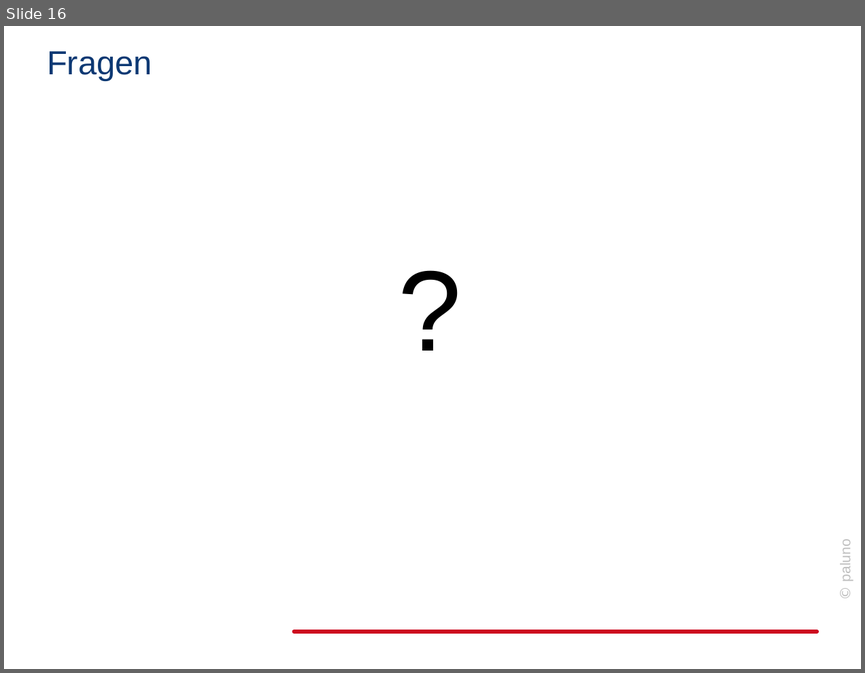
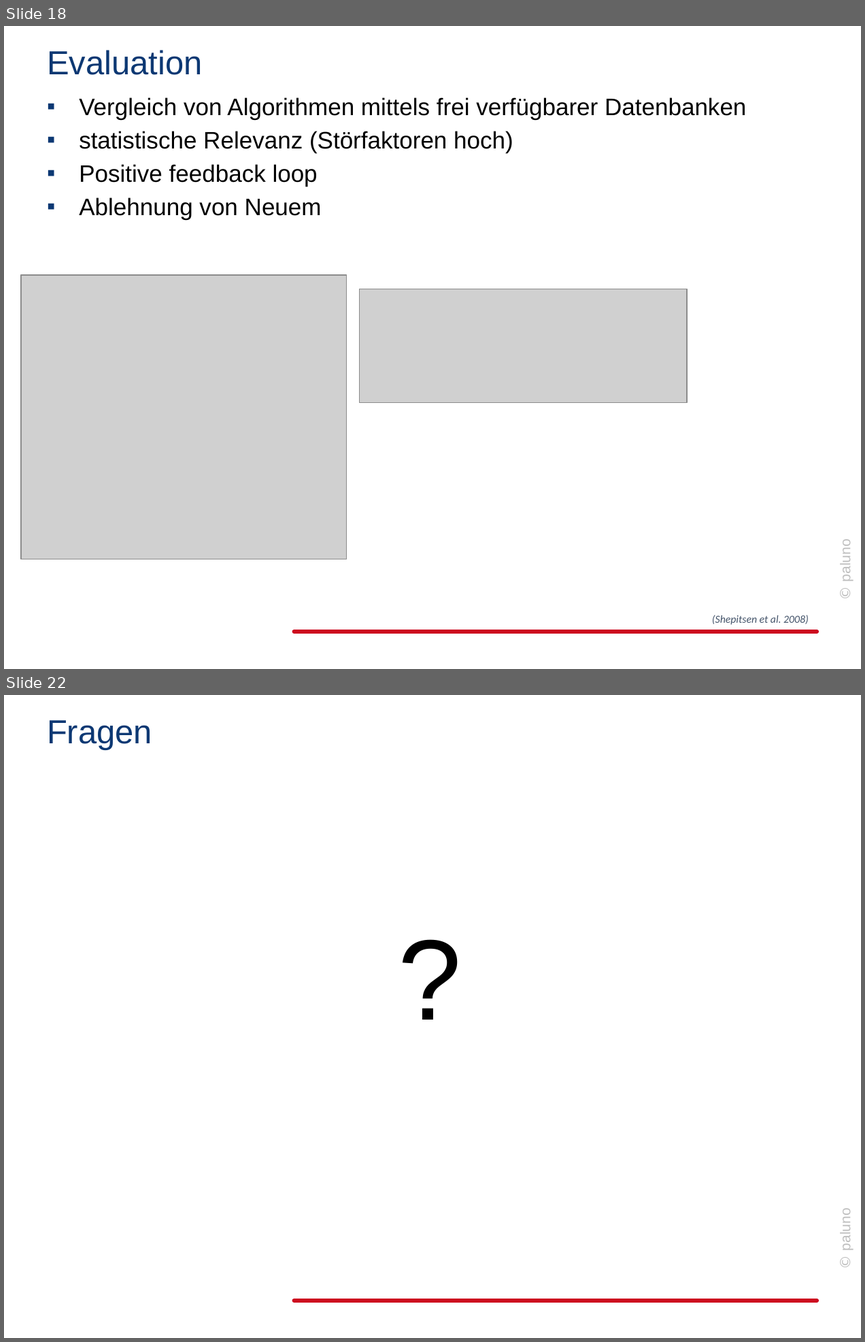
Before and after one commit to jabuettner/citavi, a slide deck: Diss (repo)/Recommender.pptx. Shown one above the other, each under a label of ours: slide 16 before the commit, slides 18 and 22 after it; the slides between them are not shown. The pictures are 865x673 and 865x1342 pixels, drawn with LibreOffice and Linux fonts; fonts in the diff are those of the drawing; grey boxes stand for pictures; background and template pictures are left out. Boxes give left, top, right and bottom in pixels: in the first picture for what was removed or moved away, otherwise in the second. Text is boxed around its words. In the diff, an @@ line names an element or a change of style, - is before the commit and + after.

```diff
--- a/Diss (repo)/Recommender.pptx
+++ b/Diss (repo)/Recommender.pptx
@@ slide 18 added at (4, 26, 861, 669), background #FFFFFF; not listed: 2 template elements that a slide beside it also shows @@
@@ title added at (47, 50, 203, 75), 28 pt, text #0C3873 @@
+Evaluation
@@ text added at (79, 97, 746, 220), 20 pt, text #000000 @@
+▪ Vergleich von Algorithmen mittels frei verfügbarer Datenbanken
+▪ statistische Relevanz (Störfaktoren hoch)
+▪ Positive feedback loop
+▪ Ablehnung von Neuem
@@ picture added at (21, 276, 347, 559) @@
@@ picture added at (359, 289, 686, 403) @@
@@ text added at (712, 614, 808, 624), 9 pt, text #44546A, italic @@
+(Shepitsen et al. 2008)
@@ what was slide 16 is now slide 22 @@
```
Also in this commit, not shown: 5 slides changed, 11 other slides added, 11 slides removed, 5 other files.
